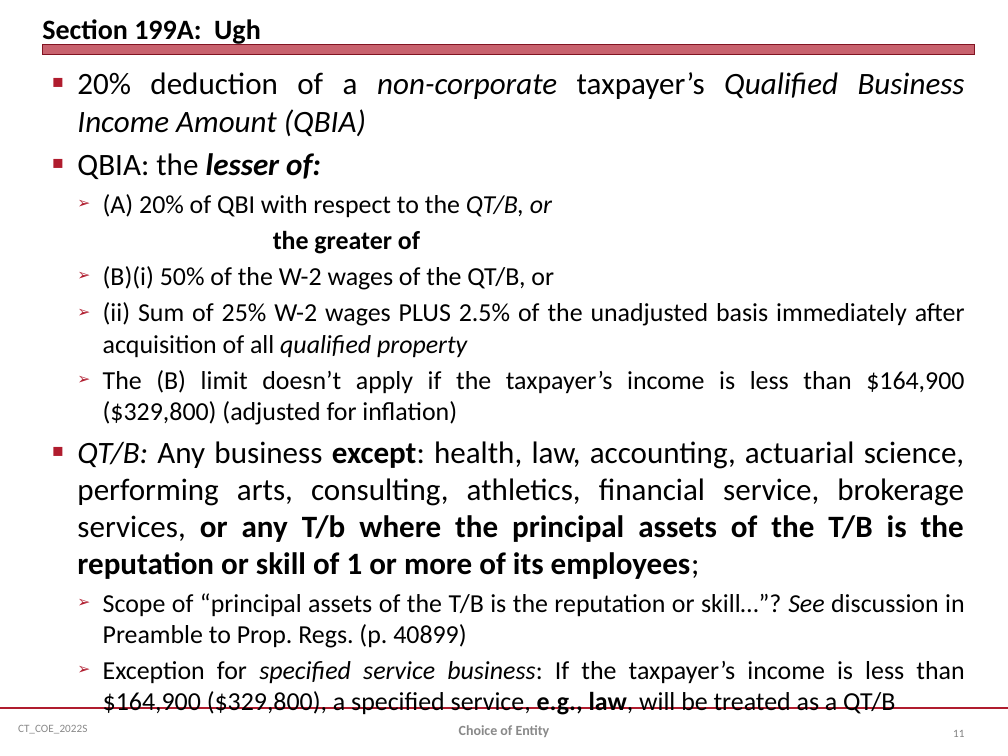
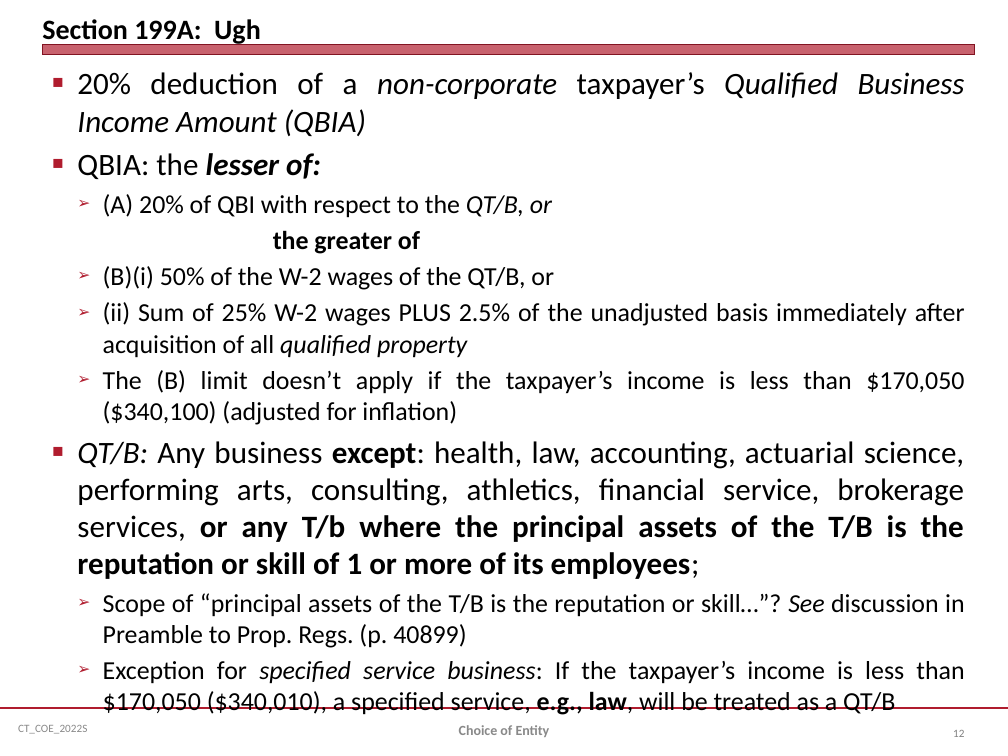
Before and after one commit to jmc877/Corporate-Tax, a slide deck: slide 12 of slides/CT_COE_2022S.pptx (slide 11 before the commit). Drawn at 1008x756 pixels with LibreOffice and Linux fonts; fonts in the diff are those of the drawing. Boxes give left, top, right and bottom in pixels: in the first picture for what was removed or moved away, otherwise in the second. Text is boxed around its words. In the diff, an @@ line names an element or a change of style, - is before the commit and + after.

```diff
--- a/slides/CT_COE_2022S.pptx
+++ b/slides/CT_COE_2022S.pptx
@@ text at (x1=103, y1=370, x2=964, y2=425): text changed @@
-  ➢ The (B) limit doesn’t apply if the taxpayer’s income is less than $164,900 ($329,800) (adjusted for inflation)
+  ➢ The (B) limit doesn’t apply if the taxpayer’s income is less than $170,050 ($340,100) (adjusted for inflation)
@@ text at (x1=103, y1=661, x2=964, y2=715): text changed @@
-  ➢ Exception for specified service business: If the taxpayer’s income is less than $164,900 ($329,800), a specified service, e.g., law, will be treated as a QT/B
+  ➢ Exception for specified service business: If the taxpayer’s income is less than $170,050 ($340,010), a specified service, e.g., law, will be treated as a QT/B
@@ page number at (x1=953, y1=730, x2=964, y2=737): text changed @@
-11
+12
```
Also in this commit, not shown: 1 slide added, 4 other files.
